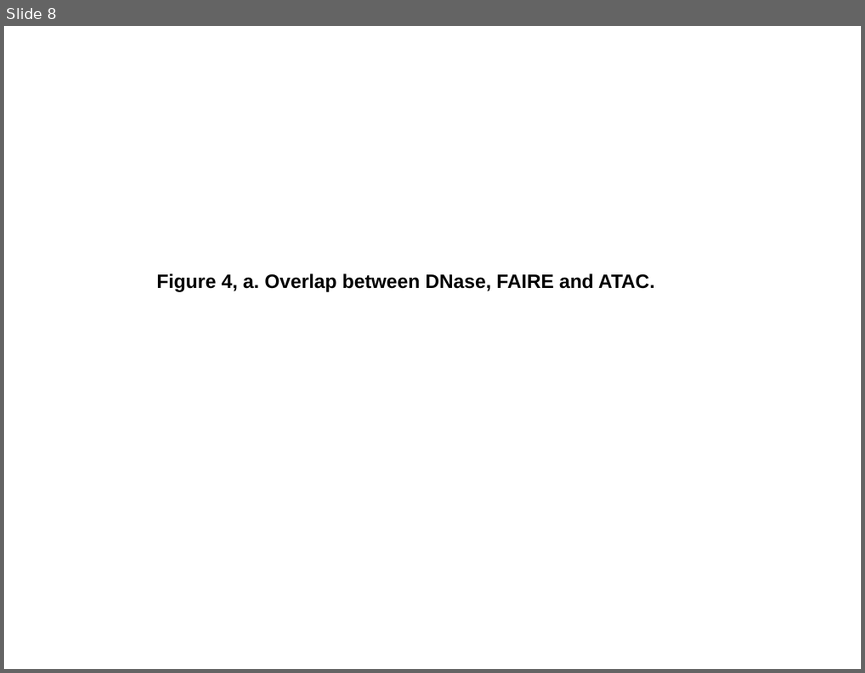
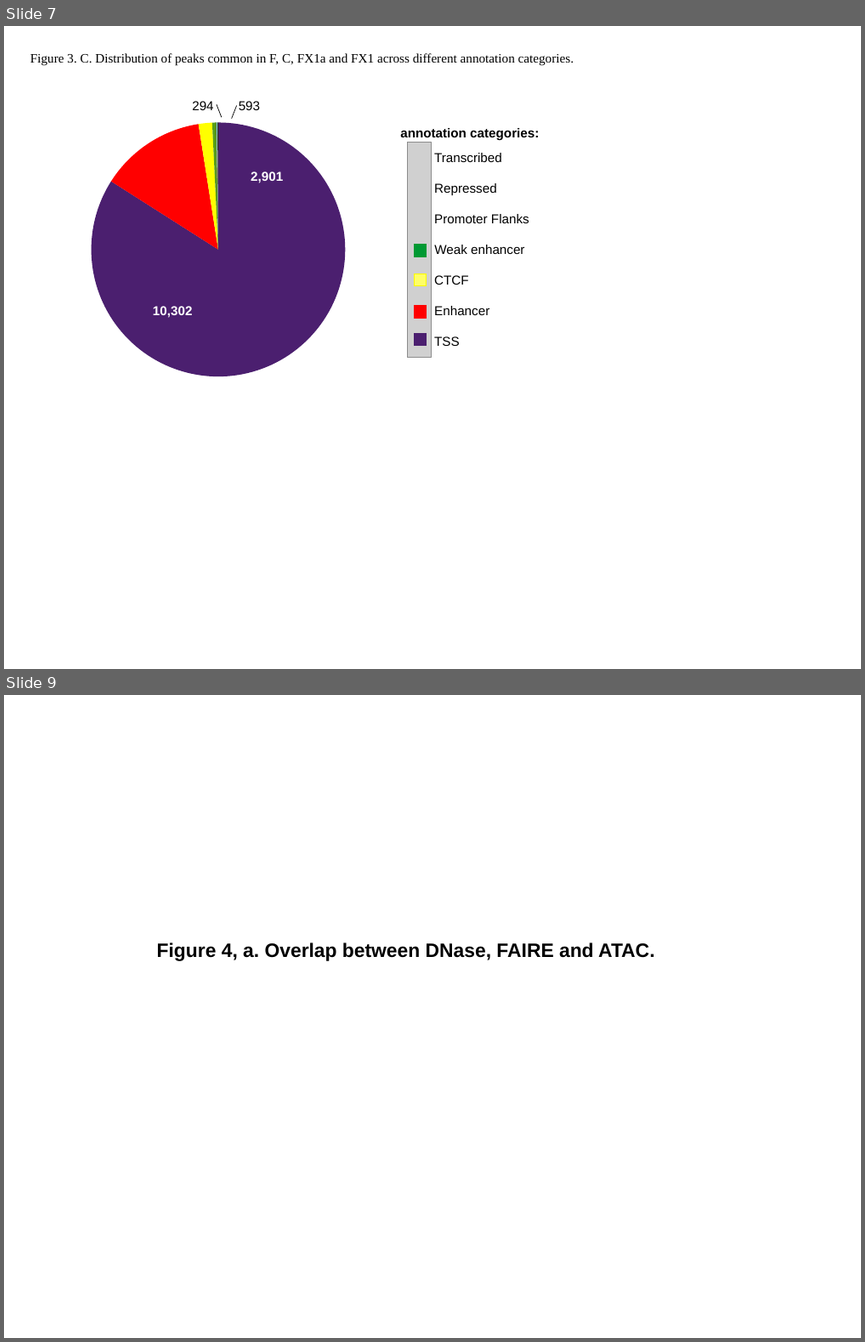
Before and after one commit to jknightlab/ATACseq_pipeline, a slide deck: Core_manuscript/Paper/Figures/ATAC_figures.odp. Shown one above the other, each under a label of ours: slide 8 before the commit, slides 7 and 9 after it; the slides between them are not shown. The pictures are 865x673 and 865x1342 pixels, drawn with LibreOffice and Linux fonts; fonts in the diff are those of the drawing; grey boxes stand for pictures. Boxes give left, top, right and bottom in pixels: in the first picture for what was removed or moved away, otherwise in the second. Text is boxed around its words. In the diff, an @@ line names an element or a change of style, - is before the commit and + after.

Commit message:
added overlapping and unique ATAC peaks

```diff
--- a/Core_manuscript/Paper/Figures/ATAC_figures.odp
+++ b/Core_manuscript/Paper/Figures/ATAC_figures.odp
@@ slide 7 added at bbox=[4, 26, 861, 669], background #FFFFFF @@
@@ text added at bbox=[30, 53, 574, 66], 12 pt, text #000000 @@
+Figure 3. C. Distribution of peaks common in F, C, FX1a and FX1 across different annotation categories.
@@ text added at bbox=[192, 101, 213, 110], 12 pt, text #000000 @@
+294
@@ text added at bbox=[239, 101, 260, 110], 12 pt, text #000000 @@
+593
@@ pie chart added at bbox=[59, 112, 377, 386] @@
+categories: 1, 2, 3, 4, 5, 6, 7
+Series 1: 84, 13, 2, 1, 0, 0, 0
@@ line added from (216, 104) to (222, 117), #000000 0.57 pt @@
@@ line added from (236, 105) to (232, 119), #000000 0.57 pt @@
@@ text added at bbox=[400, 128, 539, 141], 12 pt, text #000000, bold @@
+annotation categories:
@@ picture added at bbox=[408, 142, 432, 358] @@
@@ text added at bbox=[434, 153, 502, 162], 12 pt, text #000000 @@
+Transcribed
@@ text added at bbox=[250, 171, 283, 183], 12 pt, text #FFFFFF, bold @@
+2,901
@@ text added at bbox=[434, 183, 497, 195], 12 pt, text #000000 @@
+Repressed
@@ text added at bbox=[434, 214, 529, 223], 12 pt, text #000000 @@
+Promoter Flanks
@@ rectangle added at bbox=[414, 244, 426, 257], fill #009933, outline #009933 0 pt @@
@@ text added at bbox=[434, 244, 524, 254], 12 pt, text #000000 @@
+Weak enhancer
@@ rectangle added at bbox=[414, 273, 426, 286], fill #FFFF66, outline #FFFF00 0 pt @@
@@ text added at bbox=[434, 275, 469, 284], 12 pt, text #000000 @@
+CTCF
@@ text added at bbox=[153, 306, 193, 318], 12 pt, text #FFFFFF, bold @@
+10,302
@@ rectangle added at bbox=[414, 306, 426, 318], fill #FF0000, outline #FF0000 0 pt @@
@@ text added at bbox=[434, 306, 489, 315], 12 pt, text #000000 @@
+Enhancer
@@ rectangle added at bbox=[414, 333, 426, 346], fill #4B1F6F, outline #4B1F6F 0 pt @@
@@ text added at bbox=[434, 336, 460, 346], 12 pt, text #000000 @@
+TSS
@@ what was slide 8 is now slide 9 @@
```
Also in this commit, not shown: 2 slides changed, 1 other slide added.
